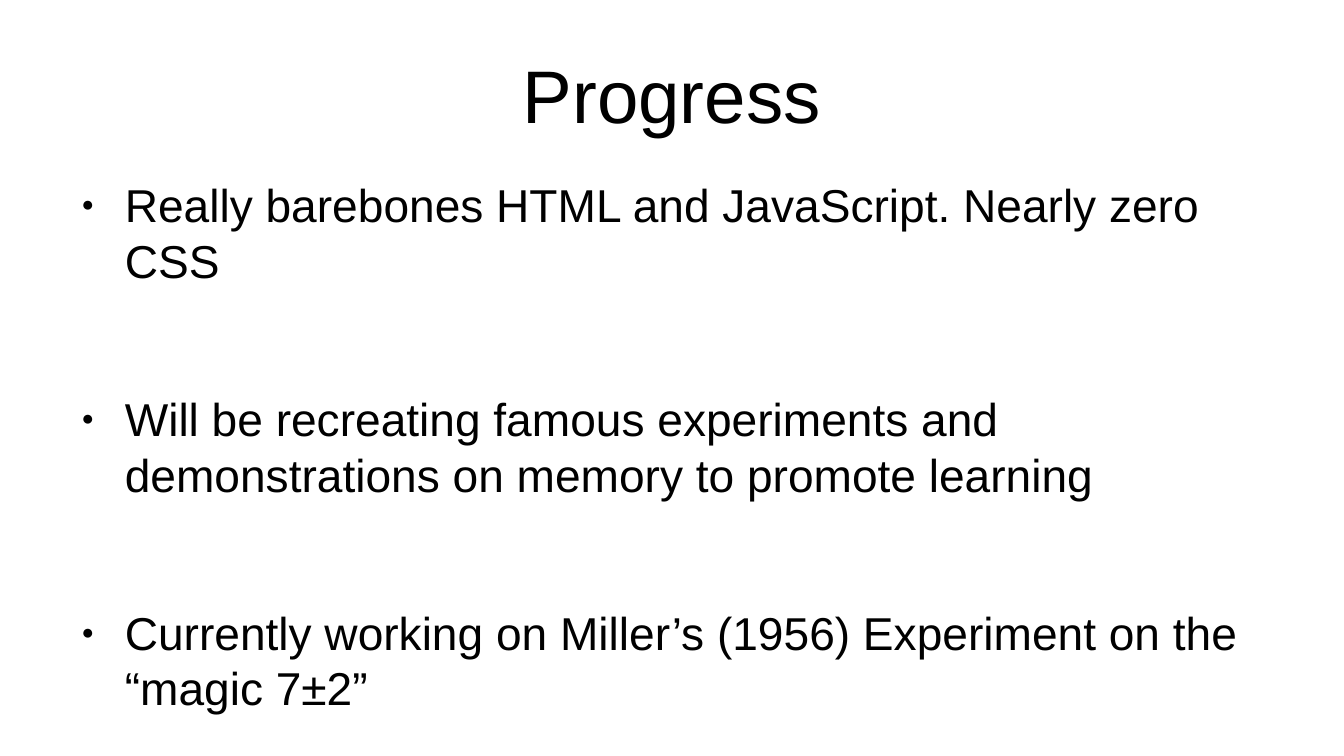
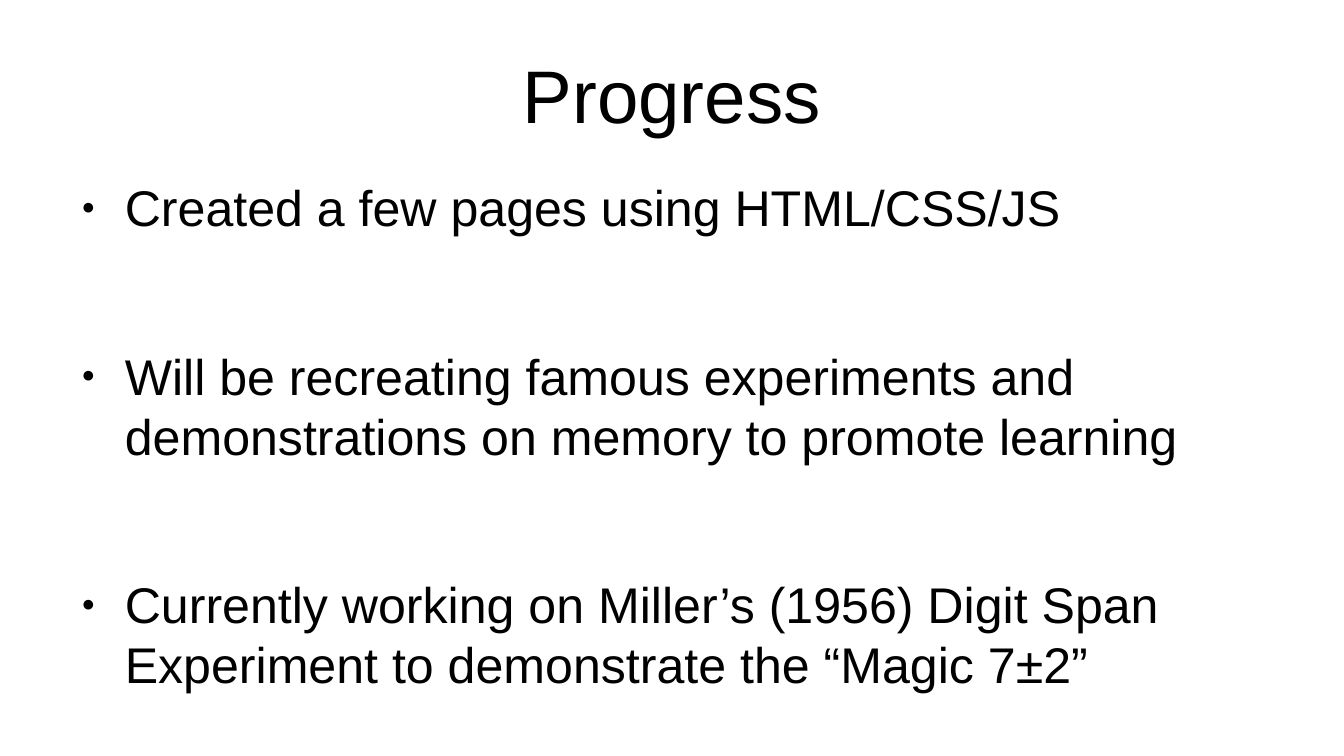
Before and after one commit to wwu-csci-497/csci-497-project-learning-about-memory, a slide deck: slide 3 of Midterm Critique.odp. Drawn at 1344x756 pixels with LibreOffice and Linux fonts; fonts in the diff are those of the drawing. Boxes give left, top, right and bottom in pixels: in the first picture for what was removed or moved away, otherwise in the second. Text is boxed around its words. In the diff, an @@ line names an element or a change of style, - is before the commit and + after.

Commit message:
Completed most of the first half of the website, about memory. Need to add a quiz. Also need to optimize code for better standards. I think m2.html can just reference m1.css instead of having it's own m2.css. Also need to work on the website aesthetically.

```diff
--- a/Midterm Critique.odp
+++ b/Midterm Critique.odp
@@ text at (125, 189, 1061, 237): text changed; size 27.2 to 29.6 pt @@
-● Really barebones HTML and JavaScript. Nearly zero CSS
+● Created a few pages using HTML/CSS/JS
@@ text at (125, 358, 1177, 465): size 27.2 to 29.6 pt in "Will be recreating famous experiments and demonstrations ..." @@
@@ text at (125, 586, 1159, 693): text changed; size 27.2 to 29.6 pt @@
-● Currently working on Miller’s (1956) Experiment on the “magic 7±2”
+● Currently working on Miller’s (1956) Digit Span Experiment to demonstrate the “Magic 7±2”
```
Also in this commit, not shown: 3 other slides changed, 1 slide added, 1 slide removed, 13 other files.
